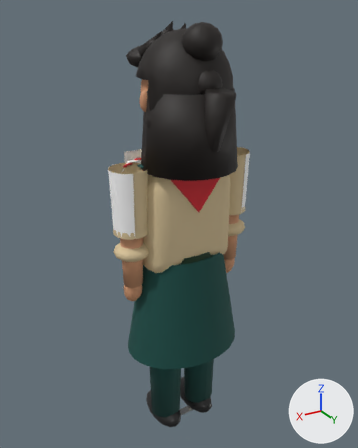
An edit to the glTF model public/modelos/avatar.glb, drawn before and after from the same camera.
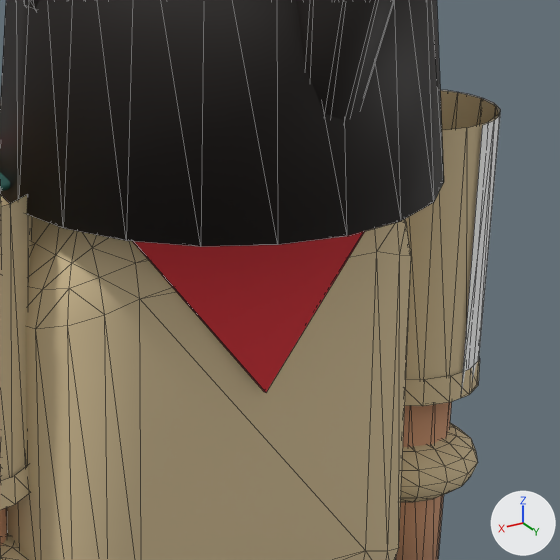
Old and new are each drawn whole from a 50 mm lens placed at (0.911, 1.49, 1.683), pointed at (0.008, -0.015, 0.93) and again close up on the part from 40% to 73% of the width and 28% to 56% of the height. Lighting does not change. The marker at lower right points along +X, +Y and +Z. The last two pictures show the newer version. The close-ups show mesh edges as thin lines. Where no turn or scale is listed for an object, it has been applied to the vertices.

Names of what the first close-up shows: 'Antebrazo_D', 'Camisa', 'Cola', 'Dobladillo_D', 'Dobladillo_I', 'Hombro_D', 'Manga_D', 'Manga_I', 'Melena', 'Panoleta_GM_EspaldaBorde', 'Parche_Manga_D' and 4 more.
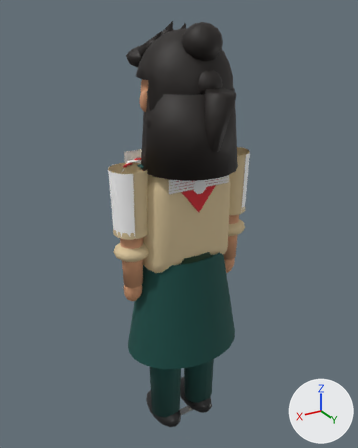
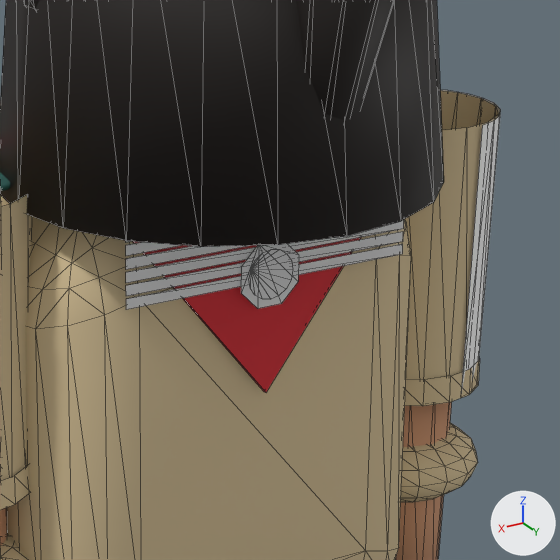
Commit message: Pañoleta de Guía Mayor: banda de las 6 cintas de clases y emblema

Changed parts and their boxes (x1, y1, x2, y2) in the close-ups (560 x 560 px):
'Panoleta_GM_Cintas', added
    after: (126, 220, 404, 310)
'Panoleta_GM_Emblema', added
    after: (241, 244, 299, 309)

The edits, one by one:
Material 'Cinta_Amigo' (mat_cinta_amigo) is new.
Its base color is (0.8, 0.8, 0.8) (white #e7e7e7).
Mesh me_panoleta_gm_emblema is new.
It has 24 vertices, 20 faces and spans x -0.0259..0.0259, y -0.0005..0.0005, z -0.0259..0.0259.
It uses material mat_cinta_amigo (white #e7e7e7).
Mesh me_panoleta_gm_cintas is new.
It has 24 vertices, 12 faces and spans x -0.125..0.125, y 0.0, z -0.03..0.03.
It uses material mat_cinta_amigo (white #e7e7e7).
Object 'Panoleta_GM_Emblema' (ob_panoleta_gm_emblema) is new; it shows me_panoleta_gm_emblema.
Its location is (0.0, 0.115, 1.118).
Object 'Panoleta_GM_Cintas' (ob_panoleta_gm_cintas) is new; it shows me_panoleta_gm_cintas.
Its location is (0.0, 0.113, 1.142).
